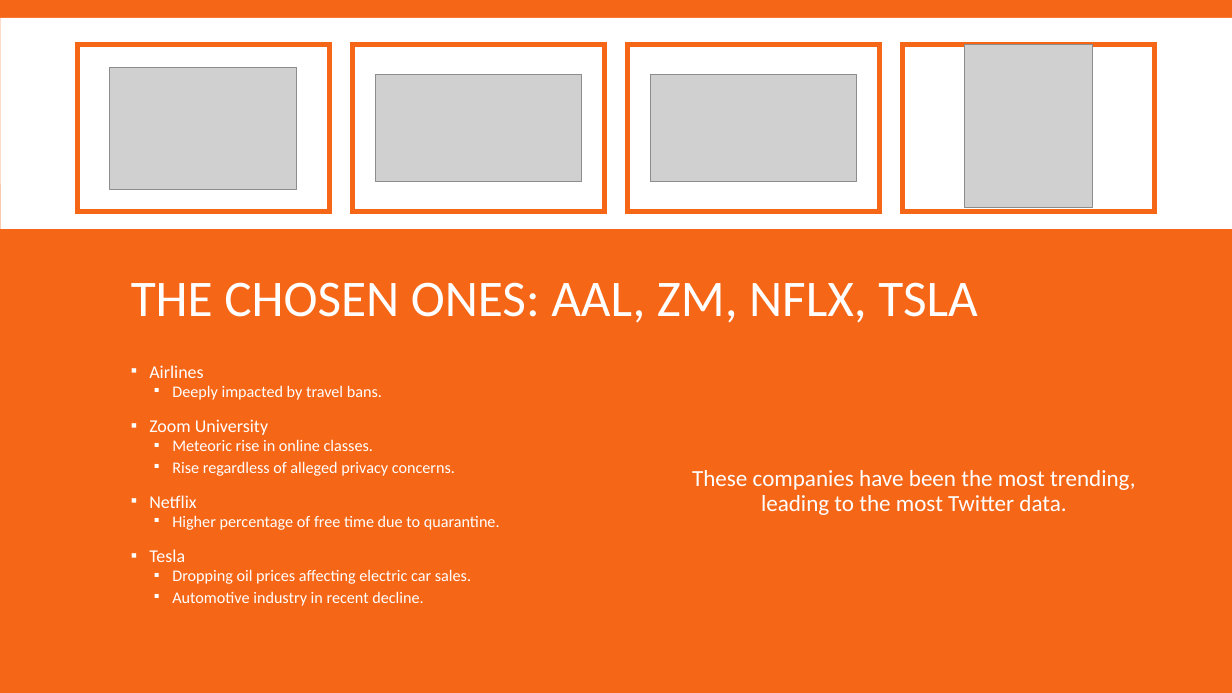
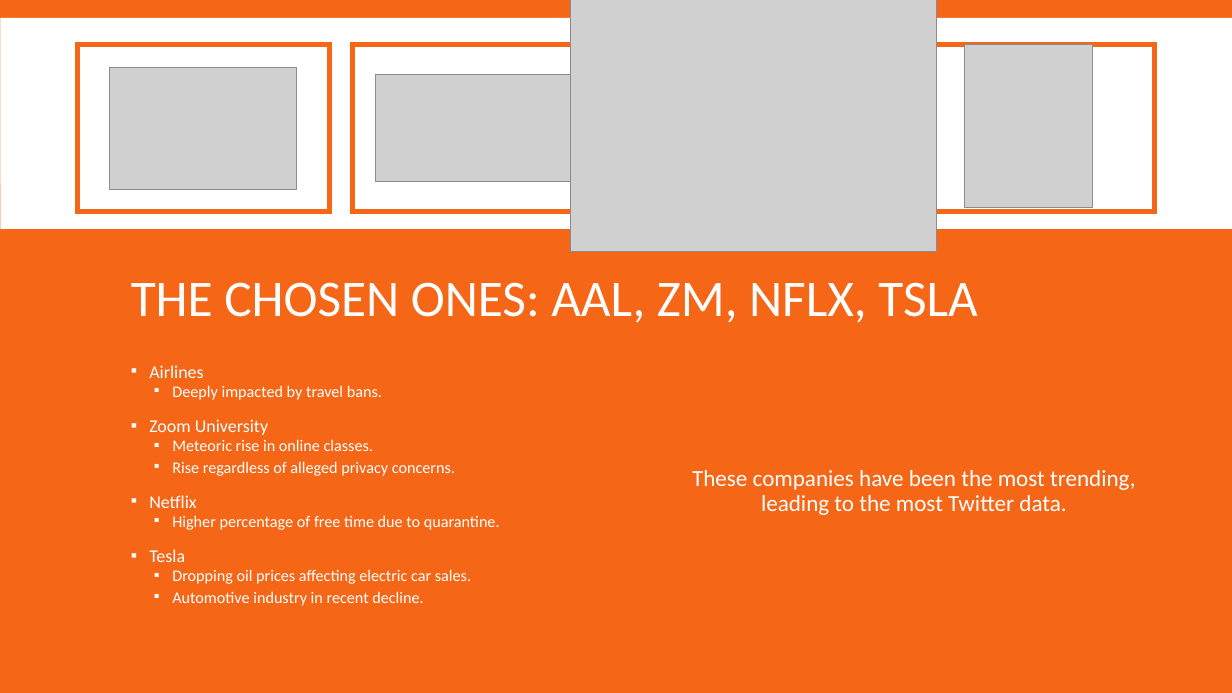
Before and after one commit to dcheung15/DataMiningProject, a slide deck: slide 3 of Powerpoint/Final Project.pptx. Drawn at 1232x693 pixels with LibreOffice and Linux fonts; fonts in the diff are those of the drawing; grey boxes stand for pictures. Boxes give left, top, right and bottom in pixels: in the first picture for what was removed or moved away, otherwise in the second. Text is boxed around its words. In the diff, an @@ line names an element or a change of style, - is before the commit and + after.

```diff
--- a/Powerpoint/Final Project.pptx
+++ b/Powerpoint/Final Project.pptx
@@ picture added at box(570, 0, 936, 251) @@
@@ rectangle removed at box(628, 44, 880, 213) @@
@@ picture removed at box(651, 74, 857, 182) @@
```
Also in this commit, not shown: 1 other slide changed.
